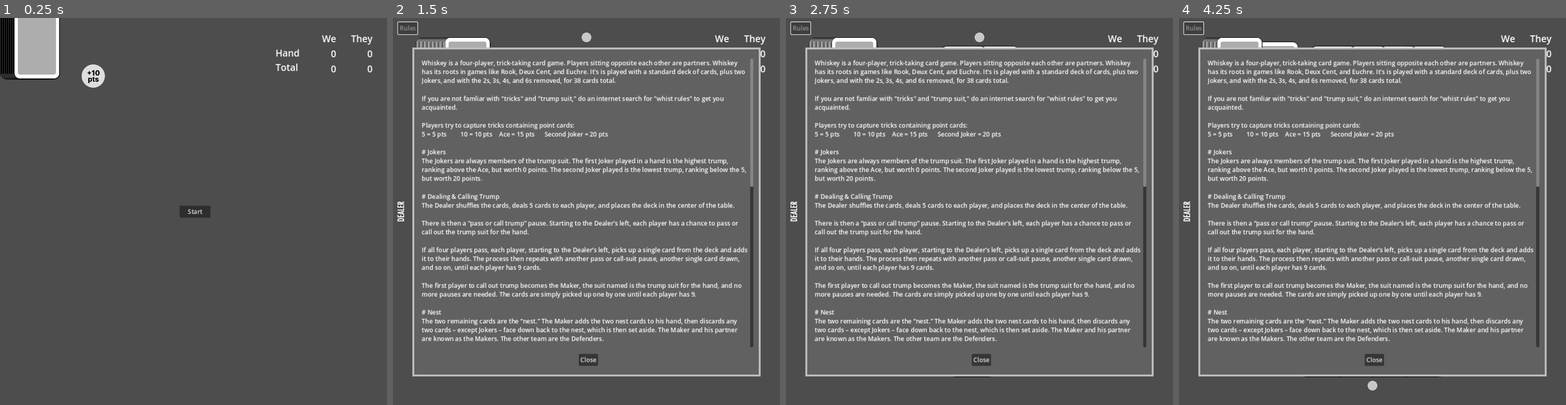
Above: before the commit, frames 1-4 (left to right).
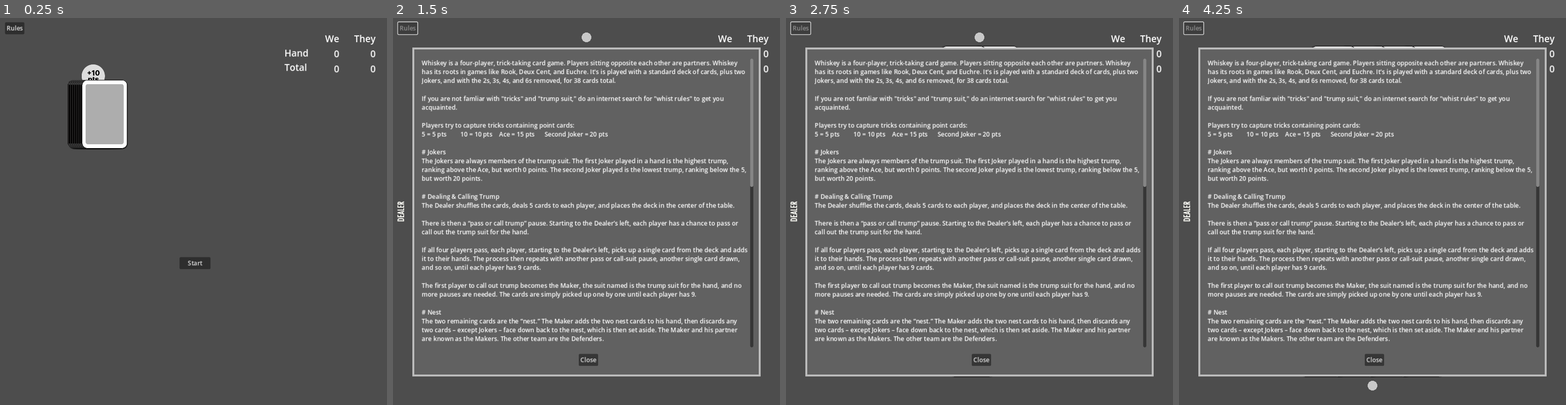
Above: after the commit, the same moments.

Repository: getzen/Whiskey
Game: Godot game, scene res://main.tscn
Two runs of this game, one before a commit and one after it. Both use one fixed random seed, a clock stepped at 60 frames per second and the inputs below.
Inputs (mouse positions are in pixels of both pictures, inside the frame that each line leads up to):
- Up to frame 1 (0.25 s): no input
- Up to frame 2 (1.5 s): click "Start" at 0.5 s; click "Rules" at 1.25 s
- Up to frame 3 (2.75 s): move the mouse to (840, 72) at 2.02 s; click (840, 72) at 2.17 s
- Up to frame 4 (4.25 s): move the mouse to (1240, 207) at 2.77 s; click (1240, 207) at 2.92 s; move the mouse to (1341, 79) at 3.52 s; click (1341, 79) at 3.67 s

The runs differ from the first frame. In frame 1, 5.7% of the frame differs, in the area x 0-98%, y 0-65%; in frame 2, 0.6%; in frame 3, 0.6%; in frame 4, 0.7%.

Commit message:
Tweaked nest dealing, deck z-index, etc

Diff:
--- a/Game.gd
+++ b/Game.gd
@@ -469,7 +469,7 @@
 		self.nest.push_back(card)
 
 	if self.view_exists:
-		emit_signal("nest_exchange_updated", self.nest)
+		emit_signal("nest_aside_updated", self.nest)
 
 func make_bid(bid: Card.Suit):
 	#print("player: " + str(self.active_player) + " bid made: ", bid)
--- a/View.gd
+++ b/View.gd
@@ -93,7 +93,7 @@
 	return pos
 
 func deck_position(card_idx: int) -> Vector2:
-	var pos = Vector2(120.0, 140.0)
+	var pos = Vector2(self.center.x - 30, self.center.y)
 	pos.x += card_idx * 2
 	return pos
 
@@ -210,7 +210,7 @@
 		var card_node = self.find_card_node(card.id)
 		card_node.visible = true
 		#card_node.position = self.deck_position(card.id)
-		card_node.z_index = i
+		card_node.z_index = i - 100
 		card_node.set_face_up(card.face_up)
 
 		var new_pos = self.deck_position(i)
--- a/main.tscn
+++ b/main.tscn
@@ -52,9 +52,9 @@
 anchor_right = 0.5
 anchor_bottom = 0.5
 offset_left = -36.0
-offset_top = -15.0
+offset_top = 118.0
 offset_right = 44.0
-offset_bottom = 16.0
+offset_bottom = 149.0
 grow_horizontal = 2
 grow_vertical = 2
 text = "Start"
@@ -239,9 +239,9 @@
 [node name="Score" type="Control" parent="View/GUI"]
 layout_mode = 3
 anchors_preset = 0
-offset_left = 712.0
+offset_left = 735.0
 offset_top = 36.0
-offset_right = 752.0
+offset_right = 775.0
 offset_bottom = 76.0
 theme = SubResource("Theme_ssv66")
 
@@ -260,7 +260,7 @@
 Total"
 
 [node name="WeColumn" type="VBoxContainer" parent="View/GUI/Score/HBoxContainer"]
-custom_minimum_size = Vector2(90, 2.08165e-12)
+custom_minimum_size = Vector2(75, 2.08165e-12)
 layout_mode = 2
 
 [node name="WeLabel" type="Label" parent="View/GUI/Score/HBoxContainer/WeColumn"]
